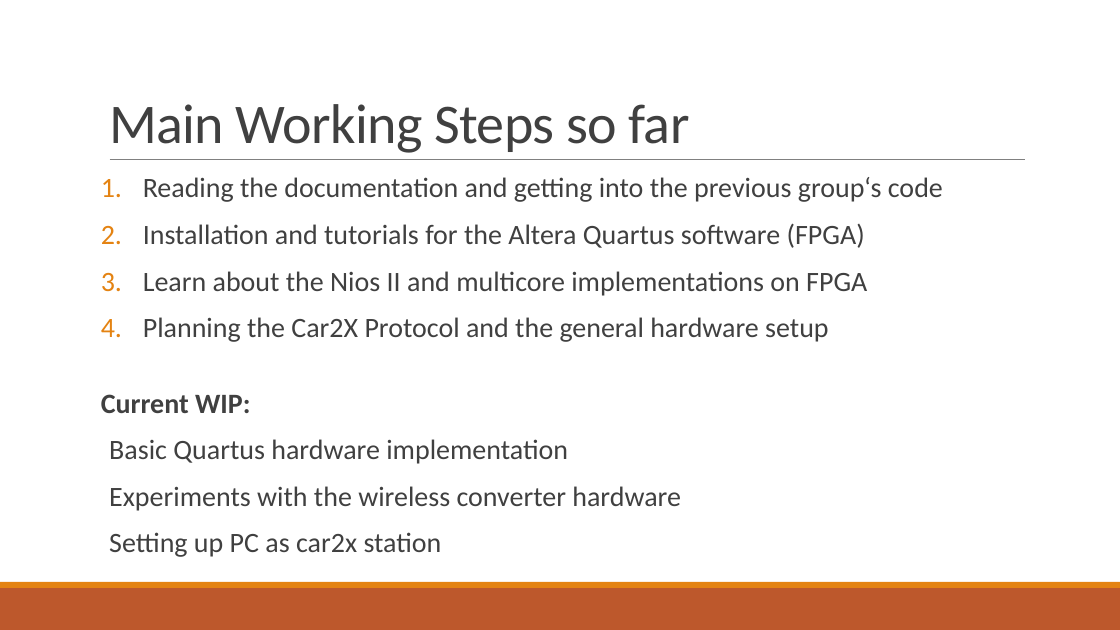
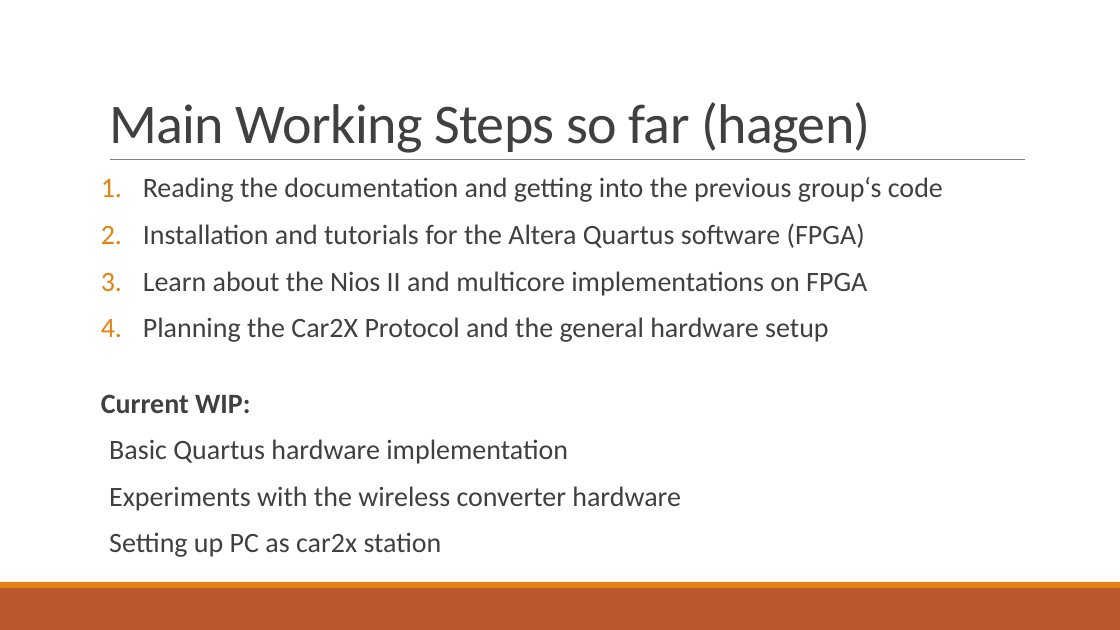
Before and after one commit to fjanssen/Car2X, a slide deck: slide 3 of doc/FinalPresentation.pptx. Drawn at 1120x630 pixels with LibreOffice and Linux fonts; fonts in the diff are those of the drawing. Boxes give left, top, right and bottom in pixels: in the first picture for what was removed or moved away, otherwise in the second. Text is boxed around its words. In the diff, an @@ line names an element or a change of style, - is before the commit and + after.

```diff
--- a/doc/FinalPresentation.pptx
+++ b/doc/FinalPresentation.pptx
@@ title at <box>109,102,871,153</box>: text changed @@
-Main Working Steps so far
+Main Working Steps so far (hagen)
```
Also in this commit, not shown: 4 other slides changed, 6 slides added, 3 slides removed.
